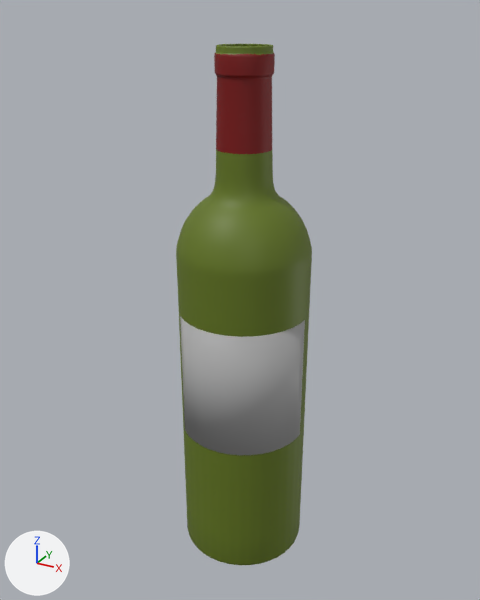
An edit to the COLLADA model meshes/dae/graspTests/wineBouteille_centeredSubdivided.dae, drawn before and after from the same camera.
The view is the same before and after, from a 50 mm camera at (0.161, -0.29, 0.165) aimed at (-0.005, 0.011, 0.014). The lights are fixed; the arrows at lower left show +X, +Y and +Z. Where no turn or scale is listed for an object, it has been applied to the vertices.
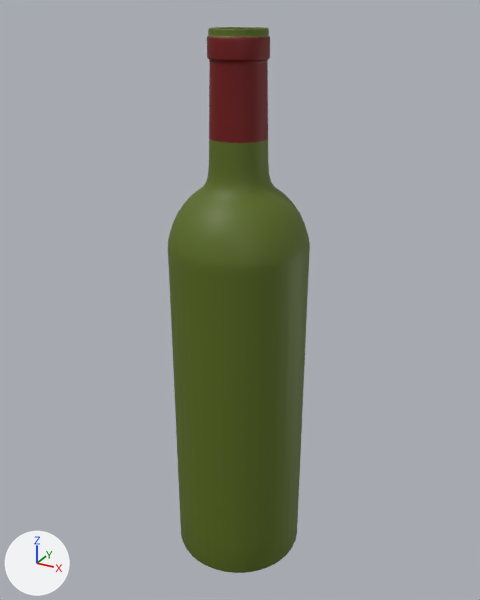
Where the change shows, as pixel boxes (x1, y1, x2, y2) in the pictures (480 x 600 px):
'mesh2', moved
    before: (176, 44, 312, 565)
    after: (168, 27, 310, 573)
'mesh1', unchanged, covered by the edit
    before: (180, 317, 305, 455)

The change in detail:
me_mesh2_geometry has 6649 vertices, 13480 faces and spans x -0.041..0.033, y -0.023..0.051, z 0.0..0.298.
me_mesh2_geometry is used by ob_mesh2; location (0.0, 0.0, -0.15).
me_mesh2_geometry part 1: the whole mesh is moved by (0.004, -0.014, -0.142).
Object 'mesh2' (ob_mesh2) moves from (0.0, 0.0, -0.15) to (0.0003, 0.0008, 0.0).
